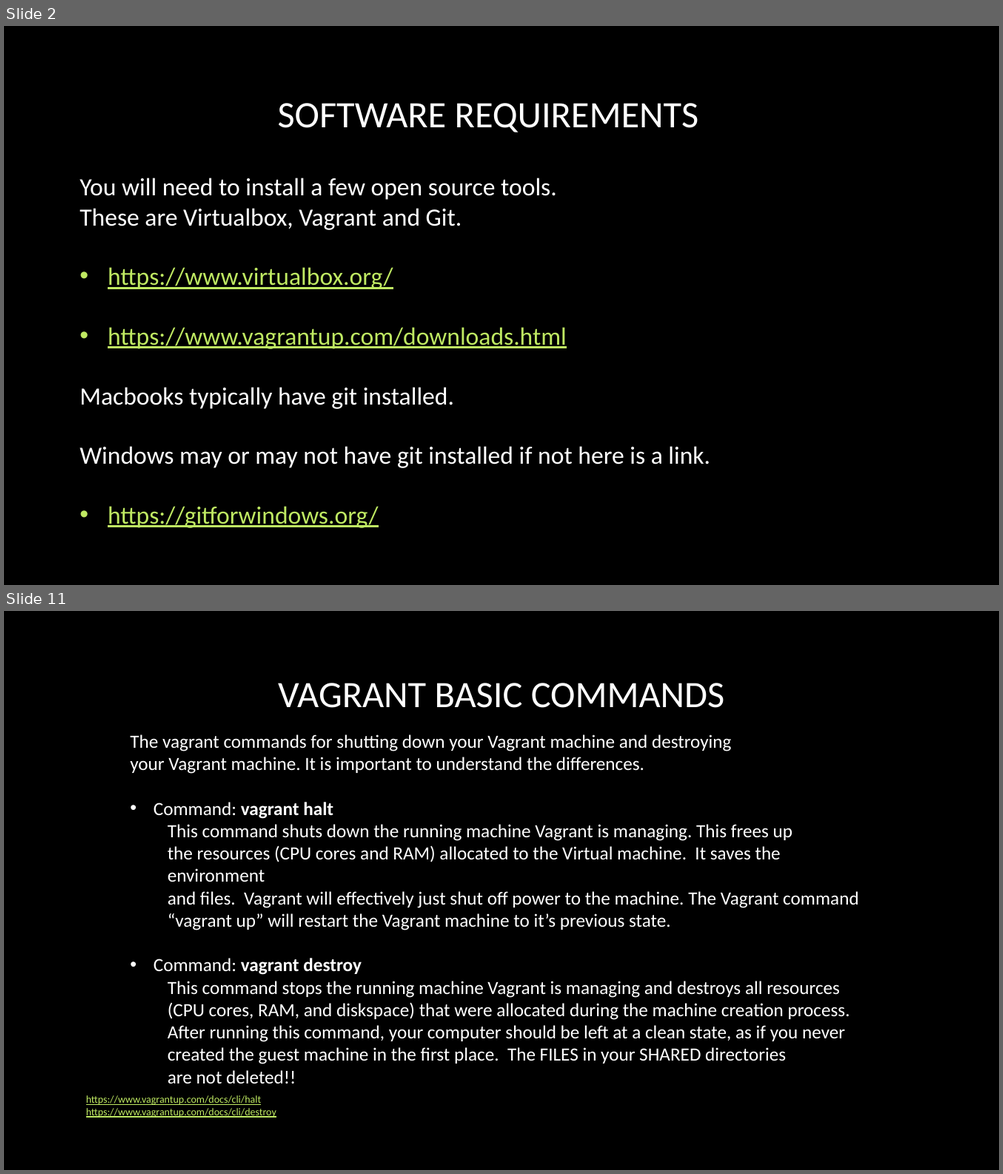
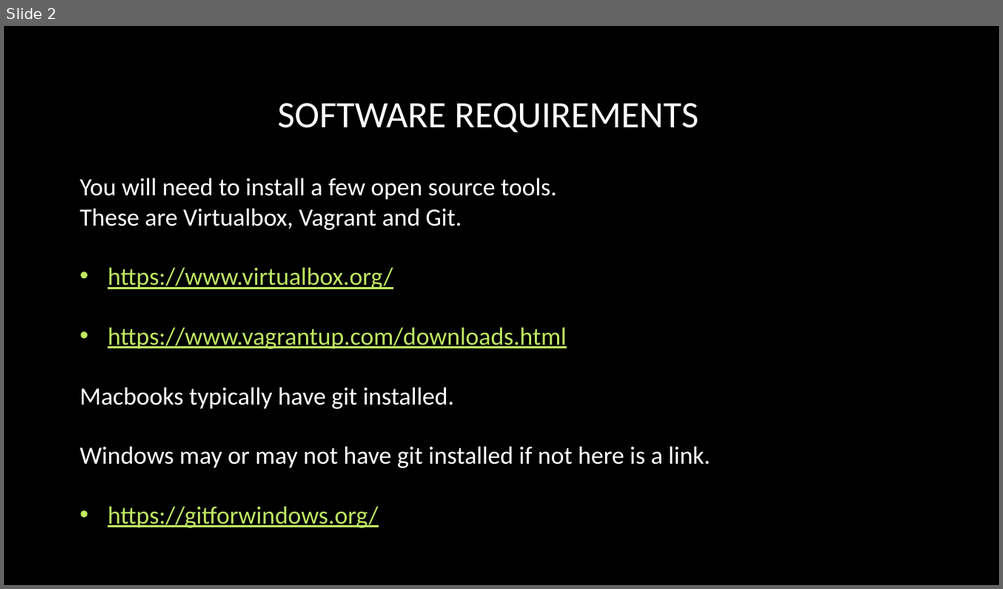
Before and after one commit to adrianopolpo/stat1400, a slide deck: VM_instructions.pptx. Shown one above the other, each under a label of ours: slides 2 and 11 before the commit, slide 2 after it; the slides between them are not shown. The pictures are 1003x1174 and 1003x589 pixels, drawn with LibreOffice and Linux fonts; fonts in the diff are those of the drawing; background and template pictures are left out. Boxes give left, top, right and bottom in pixels: in the first picture for what was removed or moved away, otherwise in the second. Text is boxed around its words. In the diff, an @@ line names an element or a change of style, - is before the commit and + after.

```diff
--- a/VM_instructions.pptx
+++ b/VM_instructions.pptx
@@ slide 11 removed at (4, 611, 999, 1170), background picture (left out) @@
@@ title removed at (278, 683, 725, 708) @@
-VAGRANT BASIC COMMANDS
@@ text removed at (130, 735, 859, 1084) @@
-The vagrant commands for shutting down your Vagrant machine and destroying
-your Vagrant machine. It is important to understand the differences.
-• Command: vagrant halt
-  This command shuts down the running machine Vagrant is managing. This frees up
-  the resources (CPU cores and RAM) allocated to the Virtual machine. It saves the environment
-  and files. Vagrant will effectively just shut off power to the machine. The Vagrant command
-  “vagrant up” will restart the Vagrant machine to it’s previous state.
-• Command: vagrant destroy
-  This command stops the running machine Vagrant is managing and destroys all resources
-  (CPU cores, RAM, and diskspace) that were allocated during the machine creation process.
-  After running this command, your computer should be left at a clean state, as if you never
-  created the guest machine in the first place. The FILES in your SHARED directories
-  are not deleted!!
@@ text removed at (86, 1096, 276, 1118) @@
-https://www.vagrantup.com/docs/cli/halt
-https://www.vagrantup.com/docs/cli/destroy
```
Also in this commit, not shown: 7 slides changed, 4 slides added, 2 other slides removed, 3 other files.
